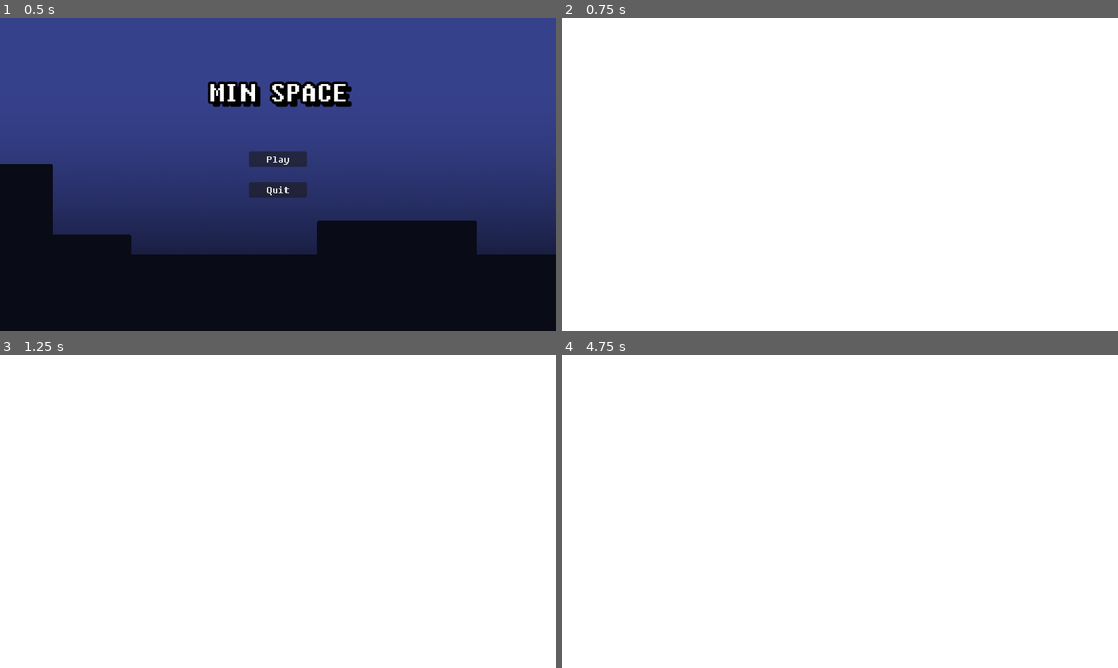
Above: before the commit, frames 1-4 (two rows, left to right).
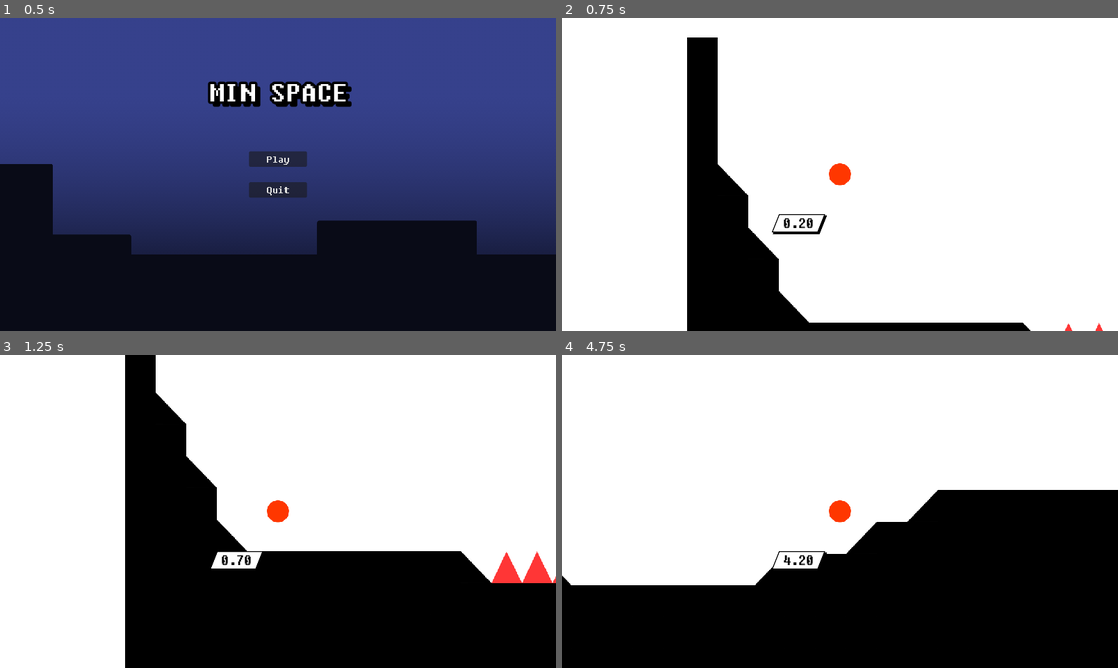
Above: after the commit, the same moments.

Repository: kagamiAL/CALHACKS_2024
Game: Godot game, scene res://scenes/Main/Main.tscn
Same seed, same stepped clock (60 frames per second), same inputs: the game is played once before the commit and once after it.
Inputs:
- Up to frame 1 (0.5 s): no input
- Up to frame 2 (0.75 s): click "Play" at 0.5 s
- Up to frame 3 (1.25 s): no input
- Up to frame 4 (4.75 s): tap Enter (ui_accept) at 1.25, 1.52, 2.27, 3.77, 4.52 s; hold Right (ui_right) 1.28-2.78 s; hold Left (ui_left) 2.78-3.53 s; hold Right (ui_right) from 3.53 s (still down)

Frame 1 is identical in both runs. In frame 2, 11% of the frame differs, in the area x 22-98%, y 6-100%; in frame 3, 36%; in frame 4, 41%, in the area x 0-100%, y 43-100%.

Commit message:
Fixed loading problem with singleton

Diff:
--- a/project.godot
+++ b/project.godot
@@ -14,6 +14,10 @@
 run/main_scene="res://scenes/Main/Main.tscn"
 config/features=PackedStringArray("4.2", "Forward Plus")
 config/icon="res://icon.svg"
+
+[autoload]
+
+Game="*res://scenes/Main/Game.tscn"
 
 [display]
 
--- a/scenes/Main/Game.gd
+++ b/scenes/Main/Game.gd
@@ -1,37 +1,40 @@
 extends Node2D
 
-class Game:
+var maps: Dictionary = {};
 
-	var maps: Dictionary = {};
+var current_level: int = 1;
 
-	var current_level: int = 1;
+func set_up_maps_from_dir(path: String):
+	var regex = RegEx.new()
+	regex.compile("\\d+")
+	var dir = DirAccess.open(path)
+	if dir:
+		dir.list_dir_begin()
+		var file_name = dir.get_next()
+		while file_name != "":
+			if !dir.current_is_dir():
+				var result = regex.search(file_name)
+				if result:
+					maps[int(result.get_string())] = load(path + "/" + file_name)
+			file_name = dir.get_next()
+	else:
+		print("An error occurred when trying to access the path.")
 
-	func set_up_maps_from_dir(path: String):
-		var regex = RegEx.new()
-		regex.compile("\\d+")
-		var dir = DirAccess.open(path)
-		if dir:
-			dir.list_dir_begin()
-			var file_name = dir.get_next()
-			while file_name != "":
-				if !dir.current_is_dir():
-					var result = regex.search(file_name)
-					if result:
-						maps[int(result.get_string())] = path + "/" + file_name
-				file_name = dir.get_next()
-		else:
-			print("An error occurred when trying to access the path.")
+func load_current_level():
+	return maps[current_level]
 
-	func load_current_level():
-		return load(maps[current_level])
+func next_level():
+	if (current_level < maps.size()):
+		current_level += 1
+	else:
+		current_level = 1
 
-	func next_level():
-		if (current_level < maps.size()):
-			current_level += 1
-		else:
-			current_level = 1
+func get_current_level() -> int:
+	return current_level
+
+func increment_level():
+	current_level += 1
+
 # Called when the node enters the scene tree for the first time.
 func _ready():
-	var game_manager: Game = Game.new();
-	game_manager.set_up_maps_from_dir("res://scenes/Maps")
-	get_tree().change_scene_to_packed(game_manager.load_current_level())
+	set_up_maps_from_dir("res://scenes/Maps")
--- a/scenes/Main/Menu.gd
+++ b/scenes/Main/Menu.gd
@@ -2,7 +2,7 @@
 
 @onready var start_button = $MarginContainer/HBoxContainer/VBoxContainer/Play as Button
 @onready var quit_button = $MarginContainer/HBoxContainer/VBoxContainer/Quit as Button
-@onready var start_level: PackedScene = preload("res://scenes/Main/Game.tscn") as PackedScene
+@onready var gameNode = get_node("/root/Game")
 
 # Called when the node enters the scene tree for the first time.
 func _ready():
@@ -13,4 +13,4 @@
 	get_tree().quit()
 
 func on_play_pressed():
-	get_tree().change_scene_to_packed(start_level)
+	get_tree().change_scene_to_packed(gameNode.load_current_level())
Not shown: 1 places in scenes/Main/Game.tscn that only renumber resources
Not shown: 1 places in scenes/Main/Main.tscn that only renumber resources
